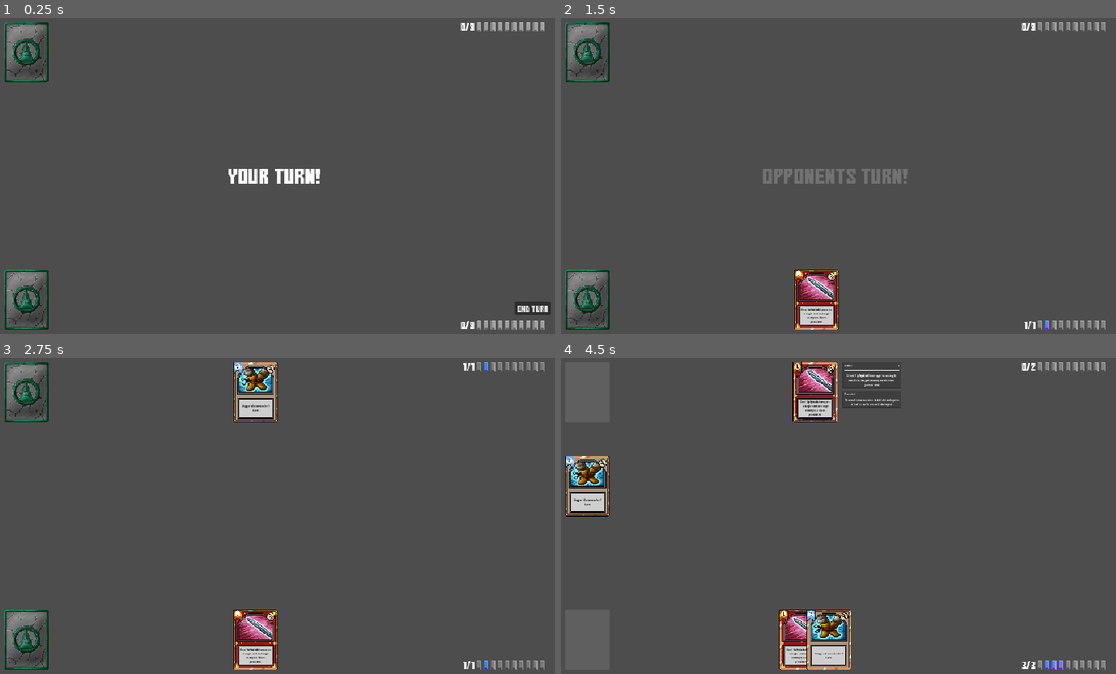
Above: before the commit, frames 1-4 (two rows, left to right).
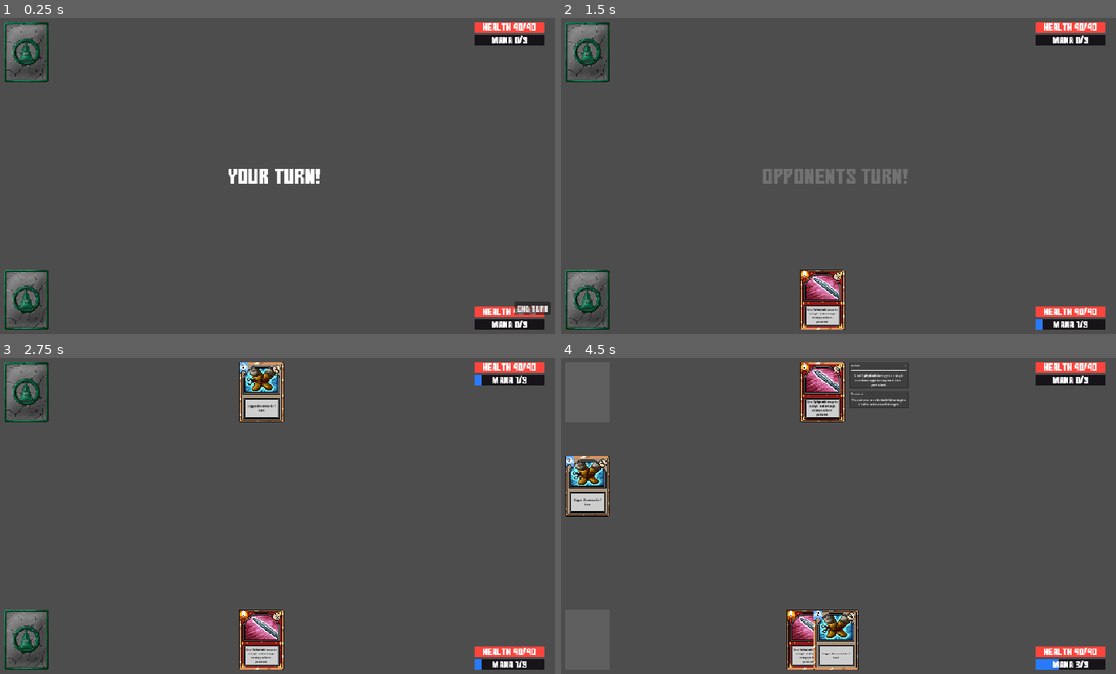
Above: after the commit, the same moments.

Repository: kieranlavelle/pixadeck
Game: Godot game, scene res://scenes/main.tscn
Two runs of this game, one before a commit and one after it. Both use one fixed random seed, a clock stepped at 60 frames per second and the inputs below.
Inputs (mouse positions are in pixels of both pictures, inside the frame that each line leads up to):
- Up to frame 1 (0.25 s): no input
- Up to frame 2 (1.5 s): click "End Turn" at 0.5 s; move the mouse to (960, 160) at 1.27 s; press the mouse at (960, 160) at 1.28 s
- Up to frame 3 (2.75 s): release the mouse at (399, 500) at 2 s; click "End Turn" at 2 s
- Up to frame 4 (4.5 s): drag from (816, 392) to (805, 579) at 2.77 s; click "End Turn" at 3.5 s; move the mouse to (816, 392) at 4.27 s; press the mouse at (816, 392) at 4.28 s

The runs differ from the first frame. In frame 1, 1.7% of the frame differs, in the area x 82-99%, y 1-99%; in frame 2, 2.9%; in frame 3, 4.0%; in frame 4, 5.1%, in the area x 39-99%, y 1-99%.

Commit message:
Replace mana crystals with stats bars

Diff:
--- a/src/combatant/combatant.gd
+++ b/src/combatant/combatant.gd
@@ -6,7 +6,7 @@
 
 @onready var deck = $Layout/Deck
 @onready var hand = $Layout/Hand
-@onready var mana = $Layout/Mana
+@onready var stats = $Layout/Stats
 @onready var layout = $Layout
 @onready var ai_controller = $AIController
 
@@ -46,7 +46,7 @@
 		# behaviours agnostic to real vs ai player.
 		await deck.draw_card()
 		enable_player()
-		mana.on_new_turn()
+		stats.on_new_turn()
 
 		# If it's an AI hand control to the controller.
 		if not is_local_player:
@@ -67,8 +67,8 @@
 
 func _request_to_play_card(card: Card, zone: CardDropZone) -> bool:
 	var mana_required: int = card.card_data.card_cost
-	if mana_required <= mana.current_mana:
-		mana.use_mana(mana_required)
+	if mana_required <= stats.current_mana:
+		stats.use_mana(mana_required)
 		hand.play_card(card, zone)
 
 		return true
@@ -82,7 +82,7 @@
 	# in the future if more cases come up I will make a matrix, but not right now.
 	if from == "DRAGGING" and to == "PLAYED":
 		var mana_required: int = card.card_data.card_cost
-		if mana_required <= mana.current_mana:
+		if mana_required <= stats.current_mana:
 			callback.call(true)
 		else:
 			callback.call(false)
@@ -95,10 +95,10 @@
 	# In future if we want to mirror layouts we can move the index
 	# of Layout to changer their ordering
 	if seat == Seat.BOTTOM:
-		mana.size_flags_vertical = Control.SIZE_SHRINK_END
+		stats.size_flags_vertical = Control.SIZE_SHRINK_END
 		deck.size_flags_vertical = Control.SIZE_SHRINK_END
 		hand.size_flags_vertical = Control.SIZE_SHRINK_END
 	else:
-		mana.size_flags_vertical = Control.SIZE_SHRINK_BEGIN
+		stats.size_flags_vertical = Control.SIZE_SHRINK_BEGIN
 		deck.size_flags_vertical = Control.SIZE_SHRINK_BEGIN
 		hand.size_flags_vertical = Control.SIZE_SHRINK_BEGIN
--- a/src/combatant/combatant.tscn
+++ b/src/combatant/combatant.tscn
@@ -7,7 +7,7 @@
 [ext_resource type="AudioStream" uid="uid://dp7kbtrj1byjo" path="res://assets/sounds/card_draw.mp3" id="4_681m7"]
 [ext_resource type="Resource" uid="uid://bmk4te5ggnitg" path="res://src/card/_cards/dome.tres" id="5_ylhto"]
 [ext_resource type="PackedScene" uid="uid://cm7rcu252yg0r" path="res://src/hand/hand.tscn" id="6_cwolq"]
-[ext_resource type="PackedScene" uid="uid://cmhi8vns8xt7s" path="res://src/combatant/mana/mana.tscn" id="8_x42xx"]
+[ext_resource type="PackedScene" uid="uid://cmhi8vns8xt7s" path="res://src/combatant/stats/stats.tscn" id="8_x42xx"]
 [ext_resource type="Script" uid="uid://b8gfm8g1lt6ug" path="res://src/combatant/controllers/ai_controller.gd" id="9_l271a"]
 
 [node name="Combatant" type="Control" unique_id=756094817]
@@ -47,6 +47,6 @@
 mouse_filter = 2
 theme_override_constants/separation = -30
 
-[node name="Mana" parent="Layout" unique_id=998965938 instance=ExtResource("8_x42xx")]
+[node name="Stats" parent="Layout" unique_id=998965938 instance=ExtResource("8_x42xx")]
 layout_mode = 2
 size_flags_vertical = 8
--- a/src/combatant/mana/mana.gd
+++ /dev/null
@@ -1,64 +0,0 @@
-extends HBoxContainer
-
-@onready var mana_label: Label = $ManaLabel
-
-const MANA_CRYSTAL_SCENE = preload("res://src/scenes/mana_crystals/mana_crystal.tscn")
-
-var mana_crystals: Array[Mana] = []
-
-const MAX_MANA: int = 9
-
-# current_max_mana indicates what the max mana level
-# the player has got to with a ceiling of MAX_MANA
-var current_max_mana: int = 0
-
-# current_mana is how much mana remains this turn out of
-# the available current_max_mana. i.e
-# current_max_mana - spent_mana
-var current_mana: int = 0
-
-func _ready():
-	for i in range(MAX_MANA):
-		var instance = MANA_CRYSTAL_SCENE.instantiate()
-		mana_crystals.append(instance)
-		add_child(instance)
-
-
-# called from the Combatant when a new turn starts
-func on_new_turn() -> void:
-	if current_max_mana < MAX_MANA:
-		current_max_mana += 1
-	current_mana = current_max_mana
-
-	# update the hand scene to reflect the mana
-	refresh_mana(current_mana)
-
-
-func _format_mana_label() -> void:
-	mana_label.text = str(current_mana) + "/" + str(current_max_mana)
-
-
-func use_mana(amount: int) -> void:
-
-
-	var from = current_mana - amount
-	var crystals = mana_crystals.slice(from, current_mana)
-
-	for crystal in crystals:
-		crystal.use_mana()
-
-	current_mana -= amount
-	_format_mana_label()
-
-func refresh_mana(total_available: int) -> void:
-
-	current_mana = total_available
-	_format_mana_label()
-
-	var done: int = 0
-	for crystal in mana_crystals:
-		if done < total_available:
-			crystal.set_available()
-			done += 1
-		else:
-			crystal.set_unavailable()
--- a/src/combatant/mana/mana.tscn
+++ /dev/null
@@ -1,22 +0,0 @@
-[gd_scene format=3 uid="uid://cmhi8vns8xt7s"]
-
-[ext_resource type="Script" uid="uid://b0jtrb1aw7ykf" path="res://src/combatant/mana/mana.gd" id="1_n50ek"]
-[ext_resource type="FontFile" uid="uid://00clkfd0cxp2" path="res://assets/fonts/gomarice_no_continue.ttf" id="2_62vfg"]
-[ext_resource type="PackedScene" uid="uid://dh6psppxa7mcx" path="res://src/scenes/mana_crystals/mana_crystal.tscn" id="3_dy0dv"]
-
-[node name="Mana" type="HBoxContainer" unique_id=998965938]
-custom_minimum_size = Vector2(0, 17)
-anchors_preset = 15
-anchor_right = 1.0
-anchor_bottom = 1.0
-grow_horizontal = 2
-grow_vertical = 2
-script = ExtResource("1_n50ek")
-
-[node name="ManaLabel" type="Label" parent="." unique_id=215264000]
-layout_mode = 2
-theme_override_fonts/font = ExtResource("2_62vfg")
-text = "0/9"
-
-[node name="ManaCrystal" parent="." unique_id=1853425976 instance=ExtResource("3_dy0dv")]
-layout_mode = 2
--- /dev/null
+++ b/src/combatant/stats/stats.gd
@@ -0,0 +1,57 @@
+extends VBoxContainer
+
+@onready var health_bar: ProgressBar = $HealthBar
+@onready var health_value: Label = $HealthBar/HealthValue
+@onready var mana_bar: ProgressBar = $ManaBar
+@onready var mana_value: Label = $ManaBar/ManaValue
+
+const MAX_HEALTH: int = 40
+const MAX_MANA: int = 9
+
+var current_health: int = MAX_HEALTH
+
+# current_max_mana indicates what the max mana level
+# the player has reached, with a ceiling of MAX_MANA.
+var current_max_mana: int = 0
+
+# current_mana is how much mana remains this turn out of
+# the available current_max_mana.
+var current_mana: int = 0
+
+
+func _ready() -> void:
+	health_bar.max_value = MAX_HEALTH
+	health_bar.step = 1
+	mana_bar.max_value = MAX_MANA
+	mana_bar.step = 1
+	refresh_health(current_health)
+	refresh_mana(current_mana)
+
+
+# Called from the Combatant when a new turn starts.
+func on_new_turn() -> void:
+	if current_max_mana < MAX_MANA:
+		current_max_mana += 1
+
+	refresh_mana(current_max_mana)
+
+
+func use_mana(amount: int) -> void:
+	current_mana = max(current_mana - amount, 0)
+	_update_mana_display()
+
+
+func refresh_mana(total_available: int) -> void:
+	current_mana = clampi(total_available, 0, current_max_mana)
+	_update_mana_display()
+
+
+func refresh_health(total_available: int) -> void:
+	current_health = clampi(total_available, 0, MAX_HEALTH)
+	health_bar.value = current_health
+	health_value.text = "Health %d/%d" % [current_health, MAX_HEALTH]
+
+
+func _update_mana_display() -> void:
+	mana_bar.value = current_mana
+	mana_value.text = "Mana %d/%d" % [current_mana, MAX_MANA]
--- /dev/null
+++ b/src/combatant/stats/stats.tscn
@@ -0,0 +1,68 @@
+[gd_scene load_steps=6 format=3 uid="uid://cmhi8vns8xt7s"]
+
+[ext_resource type="Script" uid="uid://cu627kau8vfcl" path="res://src/combatant/stats/stats.gd" id="1_n50ek"]
+[ext_resource type="FontFile" uid="uid://00clkfd0cxp2" path="res://assets/fonts/gomarice_no_continue.ttf" id="2_62vfg"]
+
+[sub_resource type="StyleBoxFlat" id="StyleBoxFlat_health_background"]
+bg_color = Color(0.09019608, 0.078431375, 0.09803922, 1)
+
+[sub_resource type="StyleBoxFlat" id="StyleBoxFlat_health_fill"]
+bg_color = Color(0.99215686, 0.27058825, 0.23921569, 1)
+
+[sub_resource type="StyleBoxFlat" id="StyleBoxFlat_mana_fill"]
+bg_color = Color(0.16078432, 0.47843137, 0.98039216, 1)
+
+[node name="Stats" type="VBoxContainer" unique_id=998965938]
+custom_minimum_size = Vector2(120, 40)
+anchors_preset = 15
+anchor_right = 1.0
+anchor_bottom = 1.0
+grow_horizontal = 2
+grow_vertical = 2
+theme_override_constants/separation = 4
+script = ExtResource("1_n50ek")
+
+[node name="HealthBar" type="ProgressBar" parent="." unique_id=927643666]
+custom_minimum_size = Vector2(120, 18)
+layout_mode = 2
+theme_override_styles/background = SubResource("StyleBoxFlat_health_background")
+theme_override_styles/fill = SubResource("StyleBoxFlat_health_fill")
+max_value = 40.0
+step = 1.0
+value = 40.0
+show_percentage = false
+
+[node name="HealthValue" type="Label" parent="HealthBar" unique_id=215264000]
+layout_mode = 1
+anchors_preset = 15
+anchor_right = 1.0
+anchor_bottom = 1.0
+grow_horizontal = 2
+grow_vertical = 2
+mouse_filter = 2
+theme_override_fonts/font = ExtResource("2_62vfg")
+text = "Health 40/40"
+horizontal_alignment = 1
+vertical_alignment = 1
+
+[node name="ManaBar" type="ProgressBar" parent="." unique_id=371098086]
+custom_minimum_size = Vector2(120, 18)
+layout_mode = 2
+theme_override_styles/background = SubResource("StyleBoxFlat_health_background")
+theme_override_styles/fill = SubResource("StyleBoxFlat_mana_fill")
+max_value = 9.0
+step = 1.0
+show_percentage = false
+
+[node name="ManaValue" type="Label" parent="ManaBar" unique_id=446552274]
+layout_mode = 1
+anchors_preset = 15
+anchor_right = 1.0
+anchor_bottom = 1.0
+grow_horizontal = 2
+grow_vertical = 2
+mouse_filter = 2
+theme_override_fonts/font = ExtResource("2_62vfg")
+text = "Mana 0/9"
+horizontal_alignment = 1
+vertical_alignment = 1
Not shown, removed: src/combatant/mana/mana.gd.uid
Not shown, added: src/combatant/stats/stats.gd.uid
